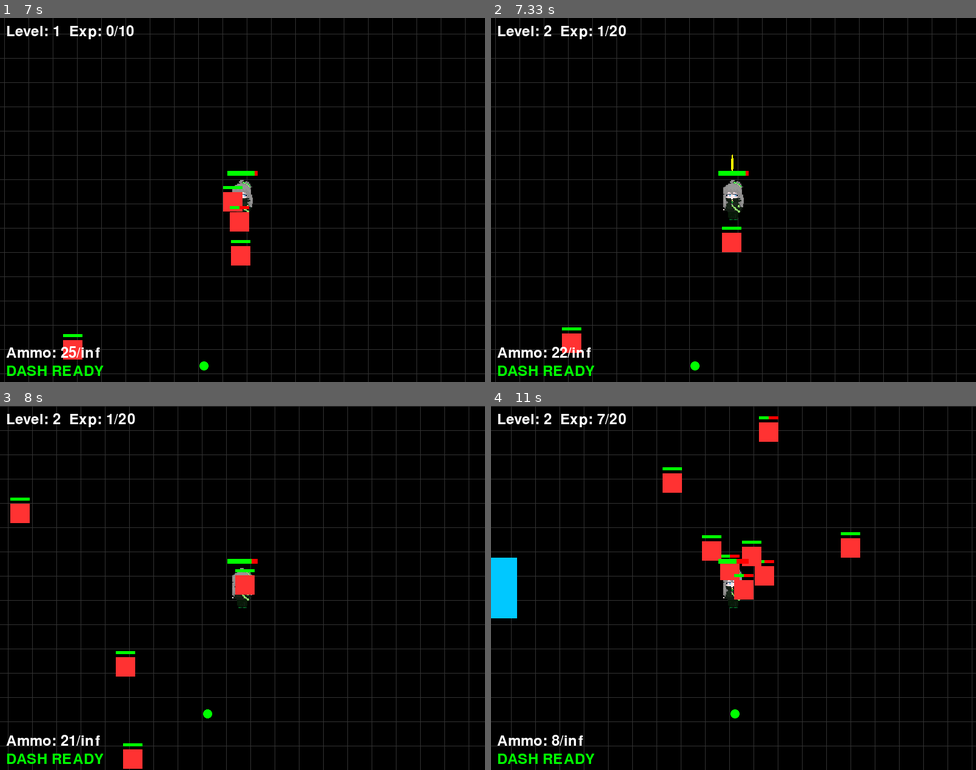
Above: before the commit, frames 1-4 (two rows, left to right).
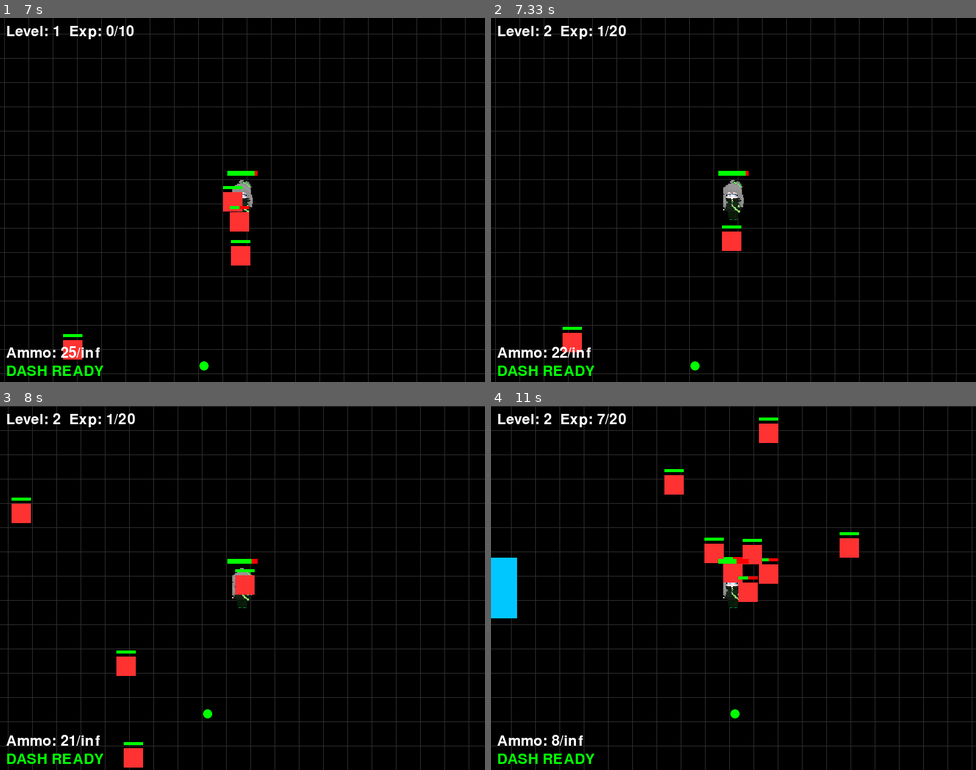
Above: after the commit, the same moments.

Repository: playker09/pygame-project
Game: pygame game, started from scenes/main.py
Two runs of this game, one before a commit and one after it. Both use one fixed random seed, a clock stepped at 60 frames per second and the inputs below.
Inputs (mouse positions are in pixels of both pictures, inside the frame that each line leads up to):
- Up to frame 1 (7 s): press the mouse at (242, 225) at 0.37 s; move the mouse to (300, 207) at 0.47 s; release the mouse at (354, 192) at 0.6 s; press the mouse at (242, 225) at 0.7 s; move the mouse to (266, 225) at 0.8 s; release the mouse at (291, 225) at 0.93 s; hold 3 1-1.47 s; hold D 1-1.47 s; hold Shift 1.5-1.97 s; hold D 1.5-1.97 s; tap 1 at 1.65, 4.15, 5.55 s; hold R 2-2.47 s; hold D 2-2.47 s; tap 4 at 2.5 s; press the mouse at (242, 225) at 2.87 s; move the mouse to (169, 178) at 2.97 s; release the mouse at (101, 130) at 3.1 s; hold D 3.17-3.63 s; click (223, 112) at 3.25 s; hold W 3.67-3.97 s; click (426, 65) at 3.75 s; hold D 4-4.47 s; click (164, 83) at 4.08 s; hold A 4.5-5.03 s; click (198, 236) at 4.58 s; tap 3 at 4.65, 5.98 s; hold S 5.07-5.37 s; click (77, 90) at 5.15 s; tap 2 at 5.22, 6.38 s; hold A 5.4-5.8 s; click (140, 214) at 5.48 s; hold W 5.83-6.2 s; click (160, 207) at 5.92 s; hold D 6.23-6.87 s; click (174, 68) at 6.32 s; press the mouse at (242, 225) at 6.93 s
- Up to frame 2 (7.33 s): move the mouse to (704, 236) at 7.03 s; release the mouse at (680, 250) at 7.17 s; click "드론 잠금 해제 / 강화" at 7.28 s
- Up to frame 3 (8 s): hold S 7.57-7.93 s; click (329, 609) at 7.65 s; tap 2 at 7.72 s; hold A from 7.97 s (still down)
- Up to frame 4 (11 s): click (733, 620) at 8.05 s; tap 1 at 8.12, 9.45, 10.85 s; release A at 8.43 s; hold D 8.47-8.93 s; click (733, 515) at 8.55 s; tap 3 at 8.62, 9.95 s; hold W 8.97-9.27 s; click (733, 682) at 9.05 s; tap 2 at 9.12, 10.52 s; hold D 9.3-9.77 s; click (782, 588) at 9.38 s; hold A 9.8-10.33 s; click (680, 628) at 9.88 s; hold S 10.37-10.67 s; click (588, 598) at 10.45 s; hold A from 10.7 s (still down); click (617, 526) at 10.78 s

Frame 1 is identical in both runs. In frame 2, 0.1% of the frame differs, in the area x 14-52%, y 37-92%; in frame 3, 0.1%; in frame 4, 0.9%, in the area x 35-77%, y 2-54%.

Commit message:
업그레이드 시 일시정지 구현

Diff:
--- a/classes/player.py
+++ b/classes/player.py
@@ -1,7 +1,7 @@
 import pygame
 from scenes.map import MAP_WIDTH, MAP_HEIGHT
 from classes.weapon import Weapon
-from scenes.upgrade import show_upgrade_screen
+# from scenes.upgrade import show_upgrade_screen
 
 class Player(pygame.sprite.Sprite):
     def __init__(self):
--- a/scenes/main.py
+++ b/scenes/main.py
@@ -13,7 +13,7 @@
 from scenes.map import draw_grid, MAP_WIDTH, MAP_HEIGHT
 from scenes.game_over import game_over_screen
 from hud import draw_level, draw_ammo, draw_dash_indicator
-from scenes.upgrade import show_upgrade_screen
+from scenes.upgrade import generate_upgrades, draw_upgrade_ui
 
 # 초기화
 pygame.init()
@@ -44,6 +44,10 @@
     camera = Camera(WIDTH, HEIGHT)  # 카메라 초기화
     last_hit_time = 0  # 마지막으로 플레이어가 적에게 맞은 시간
     shooting = False
+    ui_open = False
+    upgrade_choices = []
+    btn_rects = []
+    upgrade_ui = None
 
     while True:
         dt = clock.tick(FPS) / 1000.0
@@ -56,6 +60,22 @@
             if event.type == pygame.QUIT:
                 pygame.quit()
                 sys.exit()
+
+            if ui_open and event.type == pygame.MOUSEBUTTONDOWN and event.button == 1:
+                mx, my = pygame.mouse.get_pos()
+                for i, rect in enumerate(btn_rects):
+                    if rect.collidepoint((mx, my)):
+                        # 선택 적용
+                        upgrade_choices[i]["effect"](player)
+                        name = upgrade_choices[i]["name"]
+                        # 플레이어 업그레이드 기록
+                        if upgrade_choices[i] in player.upgrades.get("weapon", []) or upgrade_choices[i] in player.upgrades.get("weapon", []):
+                            player.upgrades["weapon"].append(name)
+                        elif upgrade_choices[i] in player.upgrades.get("secondary", []):
+                            player.upgrades["secondary"].append(name)
+                        elif upgrade_choices[i] in player.upgrades.get("accessory", []):
+                            player.upgrades["accessory"].append(name)
+                        ui_open = False  # UI 닫기
 
             # 무기 교체
             if event.type == pygame.KEYDOWN:
@@ -88,70 +108,71 @@
                 if event.button == 1:
                     shooting = False
 
-        if shooting:
-            mx, my = pygame.mouse.get_pos()
-            player.shoot(mx, my, camera, bullets, current_time)
-        bullets.update()
-
-        player.update_weapon(current_time)
-
-        # 플레이어 이동
-        keys = pygame.key.get_pressed()
-        dash_dir = [0, 0]
-
-        # 이동 방향 벡터 생성
-        if keys[pygame.K_w]: dash_dir[1] -= 1
-        if keys[pygame.K_s]: dash_dir[1] += 1
-        if keys[pygame.K_a]: dash_dir[0] -= 1
-        if keys[pygame.K_d]: dash_dir[0] += 1
-
-        # 대쉬 시작 (방향이 있을 때만)
-        if dash_dir != [0, 0] and keys[pygame.K_LSHIFT]:
-            player.dash(tuple(dash_dir), current_time)
-
-        # 이동 처리
-        player.move(keys)
-
-        # 플레이어 상태 업데이트 (대쉬, 무적, 무기)
-        player.update(current_time)
-
-        # 카메라 업데이트
-        camera.update(player)
-
-       # EMP 타워 업데이트
-        for tower in towers:
-            tower.update(dt, player, enemies, all_sprites, exp_orbs, current_time)
-
-        spawn_timer = spawn_enemies(player, enemies, all_sprites, spawn_timer, current_time)
-
-        # 총알 이동 및 제거
-        for bullet in bullets.copy():
-            hit_enemies = pygame.sprite.spritecollide(bullet, enemies, False)
-            for enemy in hit_enemies:
-                enemy.hp -= bullet.damage
-                bullet.kill()
-                if enemy.hp <= 0:
-                    exp_orb = ExpOrb(enemy.rect.centerx, enemy.rect.centery, random.randint(4, 7))
-                    exp_orbs.add(exp_orb)
-                    all_sprites.add(exp_orb)
-                    enemy.kill()
-
-        hit_enemies = pygame.sprite.spritecollide(player, enemies, False)
-        if hit_enemies and current_time - last_hit_time > 1000:
-            player.hp -= 10
-            last_hit_time = current_time
-            if player.hp <= 0:
-                action = game_over_screen(WIN, player.level, WIDTH, HEIGHT)
-                if action == "retry":
-                    main()
-                else:
-                    pygame.quit()
-                    sys.exit()
-
-        # 적 이동
-        for enemy in enemies:
-            enemy.move(player.rect, enemies)
-
+        if not ui_open:
+            if shooting:
+                mx, my = pygame.mouse.get_pos()
+                player.shoot(mx, my, camera, bullets, current_time)
+            bullets.update()
+
+            player.update_weapon(current_time)
+
+            # 플레이어 이동
+            keys = pygame.key.get_pressed()
+            dash_dir = [0, 0]
+
+            # 이동 방향 벡터 생성
+            if keys[pygame.K_w]: dash_dir[1] -= 1
+            if keys[pygame.K_s]: dash_dir[1] += 1
+            if keys[pygame.K_a]: dash_dir[0] -= 1
+            if keys[pygame.K_d]: dash_dir[0] += 1
+
+            # 대쉬 시작 (방향이 있을 때만)
+            if dash_dir != [0, 0] and keys[pygame.K_LSHIFT]:
+                player.dash(tuple(dash_dir), current_time)
+
+            # 이동 처리
+            player.move(keys)
+
+            # 플레이어 상태 업데이트 (대쉬, 무적, 무기)
+            player.update(current_time)
+
+            # 카메라 업데이트
+            camera.update(player)
+
+        # EMP 타워 업데이트
+            for tower in towers:
+                tower.update(dt, player, enemies, all_sprites, exp_orbs, current_time)
+
+            spawn_timer = spawn_enemies(player, enemies, all_sprites, spawn_timer, current_time)
+
+            # 총알 이동 및 제거
+            for bullet in bullets.copy():
+                hit_enemies = pygame.sprite.spritecollide(bullet, enemies, False)
+                for enemy in hit_enemies:
+                    enemy.hp -= bullet.damage
+                    bullet.kill()
+                    if enemy.hp <= 0:
+                        exp_orb = ExpOrb(enemy.rect.centerx, enemy.rect.centery, random.randint(4, 7))
+                        exp_orbs.add(exp_orb)
+                        all_sprites.add(exp_orb)
+                        enemy.kill()
+
+            hit_enemies = pygame.sprite.spritecollide(player, enemies, False)
+            if hit_enemies and current_time - last_hit_time > 1000:
+                player.hp -= 10
+                last_hit_time = current_time
+                if player.hp <= 0:
+                    action = game_over_screen(WIN, player.level, WIDTH, HEIGHT)
+                    if action == "retry":
+                        main()
+                    else:
+                        pygame.quit()
+                        sys.exit()
+
+            # 적 이동
+            for enemy in enemies:
+                enemy.move(player.rect, enemies)
+            pass
             # else:
                 # 색상 복구 로직 (적과 충돌하지 않을 때)
                 # if current_time - last_hit_time > 100:  # 0.2초 동안 색상 유지
@@ -163,8 +184,10 @@
                 level_up = player.gain_exp(orb.value)  # 경험치 획득
                 orb.kill()
                 if level_up:
-                    show_upgrade_screen(WIN, player, WIDTH, HEIGHT)
-        # 격자 그리기
+                    ui_open = True
+                    upgrade_choices = generate_upgrades(player)
+                    btn_rects = draw_upgrade_ui(WIN, player, upgrade_choices)
+
         draw_grid(WIN, camera)
 
         for sprite in all_sprites:
@@ -184,6 +207,9 @@
         draw_ammo(WIN, font, player)
         draw_dash_indicator(WIN, font, player)
 
+        if ui_open:
+            btn_rects = draw_upgrade_ui(WIN, player, upgrade_choices)
+
         pygame.display.update()
 
 if __name__ == "__main__":
--- a/scenes/upgrade.py
+++ b/scenes/upgrade.py
@@ -12,18 +12,10 @@
 
 # --- 무기별 전용 업그레이드 ---
 WEAPON_SPECIFIC = {
-    "Pistol": [
-        {"name": "권총 - 치명타 확률 증가", "effect": lambda player: setattr(player.current_weapon, "crit_chance", getattr(player.current_weapon, "crit_chance", 0.1) + 0.1)},
-    ],
-    "SMG": [
-        {"name": "SMG - 반동 감소", "effect": lambda player: setattr(player.current_weapon, "spread", max(1, player.current_weapon.spread - 1))},
-    ],
-    "Burst Rifle": [
-        {"name": "3점사 - 추가 탄환", "effect": lambda player: setattr(player.current_weapon, "burst_count", player.current_weapon.burst_count + 1)},
-    ],
-    "Shotgun": [
-        {"name": "샷건 - 산탄 수 증가", "effect": lambda player: setattr(player.current_weapon, "pellet_count", player.current_weapon.pellet_count + 2)},
-    ],
+    "Pistol": [{"name": "권총 - 치명타 확률 증가", "effect": lambda player: setattr(player.current_weapon, "crit_chance", getattr(player.current_weapon, "crit_chance", 0.1) + 0.1)}],
+    "SMG": [{"name": "SMG - 반동 감소", "effect": lambda player: setattr(player.current_weapon, "spread", max(1, player.current_weapon.spread - 1))}],
+    "Burst Rifle": [{"name": "3점사 - 추가 탄환", "effect": lambda player: setattr(player.current_weapon, "burst_count", player.current_weapon.burst_count + 1)}],
+    "Shotgun": [{"name": "샷건 - 산탄 수 증가", "effect": lambda player: setattr(player.current_weapon, "pellet_count", player.current_weapon.pellet_count + 2)}],
 }
 
 # --- 보조 무기 ---
@@ -44,33 +36,17 @@
     if weapon_type == "drone":
         if not player.drone_unlocked:
             player.drone_unlocked = True
-            print("드론 잠금 해제!")
         else:
             player.upgrades["secondary"].append("드론 강화")
-            print("드론 강화!")
     elif weapon_type == "grenade":
         if not player.grenade_unlocked:
             player.grenade_unlocked = True
-            print("수류탄 잠금 해제!")
         else:
             player.upgrades["secondary"].append("수류탄 강화")
-            print("수류탄 강화!")
 
-# --- 업그레이드 선택 화면 ---
-def show_upgrade_screen(surface, player, WIDTH, HEIGHT):
-    font = pygame.font.SysFont("malgungothic", 24)
-
-    # --- 창 크기 설정 ---
-    ui_width, ui_height = 400, 300
-    overlay = pygame.Surface((ui_width, ui_height), pygame.SRCALPHA)
-    overlay.fill((50, 50, 50))           # 회색 배경
-    overlay.set_alpha(255)               # 약간 투명
-
-    rect = overlay.get_rect(center=(WIDTH//2, HEIGHT//2))
-
-    # --- 업그레이드 후보 생성 ---
+# --- 업그레이드 후보 생성 ---
+def generate_upgrades(player):
     upgrades = []
-
     if player.primary_weapon and player.primary_weapon.name in WEAPON_SPECIFIC:
         upgrades.extend(WEAPON_SPECIFIC[player.primary_weapon.name])
     upgrades.extend(COMMON_UPGRADES)
@@ -78,40 +54,24 @@
         upgrades.extend(SECONDARIES)
     if len(player.upgrades["accessory"]) < player.max_accessory:
         upgrades.extend(ACCESSORIES)
+    return random.sample(upgrades, min(3, len(upgrades)))
 
-    choices = random.sample(upgrades, min(3, len(upgrades)))
+# --- UI 그리기 (게임 루프 안에서 호출) ---
+def draw_upgrade_ui(surface, player, choices):
+    font = pygame.font.SysFont("malgungothic", 24)
+    ui_width, ui_height = 400, 300
+    overlay = pygame.Surface((ui_width, ui_height))
+    overlay.fill((50, 50, 50))
+    overlay.set_alpha(230)
+    rect = overlay.get_rect(center=(surface.get_width()//2, surface.get_height()//2))
+    surface.blit(overlay, rect.topleft)
 
-    selected = None
-    while selected is None:
-        # 게임 화면 그대로 두고 창만
-        surface.blit(overlay, rect.topleft)
-
-        # 버튼 표시
-        for i, up in enumerate(choices):
-            btn_rect = pygame.Rect(rect.x + 50, rect.y + 40 + i*80, ui_width-100, 60)
-            pygame.draw.rect(surface, (100, 100, 100), btn_rect, border_radius=10)
-            pygame.draw.rect(surface, (200, 200, 200), btn_rect, 2, border_radius=10)
-            text = font.render(up["name"], True, (255, 255, 255))
-            surface.blit(text, (btn_rect.x + 10, btn_rect.y + 15))
-
-        pygame.display.update()
-
-        for event in pygame.event.get():
-            if event.type == pygame.QUIT:
-                pygame.quit()
-                exit()
-            if event.type == pygame.MOUSEBUTTONDOWN and event.button == 1:
-                mx, my = pygame.mouse.get_pos()
-                for i, up in enumerate(choices):
-                    btn_rect = pygame.Rect(rect.x + 50, rect.y + 40 + i*80, ui_width-100, 60)
-                    if btn_rect.collidepoint((mx, my)):
-                        selected = up
-
-    # 업그레이드 적용
-    selected["effect"](player)
-    if selected in COMMON_UPGRADES or selected in WEAPON_SPECIFIC.get(player.primary_weapon.name, []):
-        player.upgrades["weapon"].append(selected["name"])
-    elif selected in SECONDARIES:
-        player.upgrades["secondary"].append(selected["name"])
-    elif selected in ACCESSORIES:
-        player.upgrades["accessory"].append(selected["name"])
+    btn_rects = []
+    for i, up in enumerate(choices):
+        btn_rect = pygame.Rect(rect.x + 50, rect.y + 40 + i*80, ui_width-100, 60)
+        btn_rects.append(btn_rect)
+        pygame.draw.rect(surface, (100, 100, 100), btn_rect, border_radius=10)
+        pygame.draw.rect(surface, (200, 200, 200), btn_rect, 2, border_radius=10)
+        text = font.render(up["name"], True, (255, 255, 255))
+        surface.blit(text, (btn_rect.x + 10, btn_rect.y + 15))
+    return btn_rects
